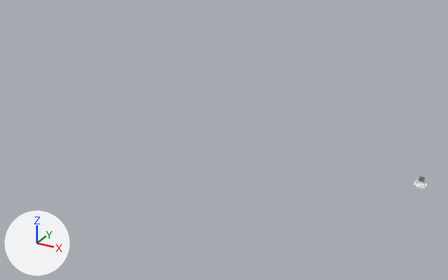
Two versions of the Blender file Assets/Models/Vehicles/Airships/light fixture.blend, one commit apart.
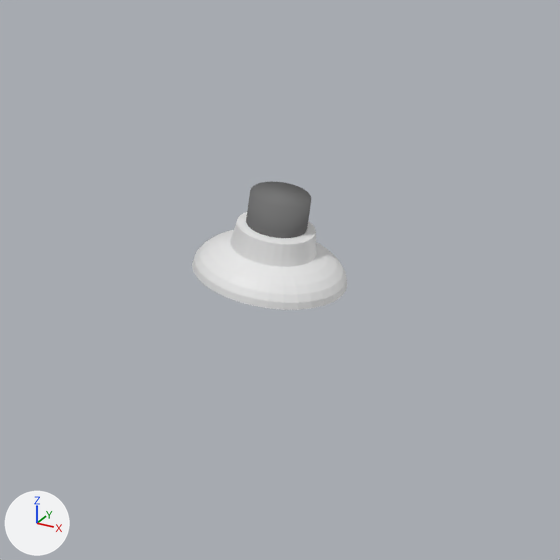
The first picture shows the older version from a 50 mm lens placed at (9.6, -59.2, 32.0), pointed at (-23.9, 1.6, 1.6). The close-ups show both versions on the part from 88% to 100% of the width and 57% to 76% of the height of that picture; other places that the commit changed are outside them. Every picture has the same lights, and +X, +Y and +Z are marked at lower left.
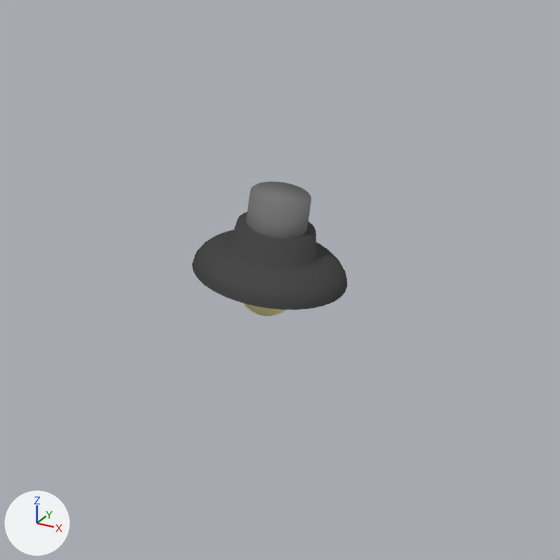
The newer file is also turned or shifted as a whole; pictures and numbers use the older file's frame.

Location of each change, (x1, y1, x2, y2) in pixels of the close-ups (560 x 560 px):
'Sphere', recoloured, shading changed (white to grey): (192, 212, 347, 310) in both
'Sphere.001', added: after (244, 303, 285, 316)

The change, as a diff of the scene's bpy script:
```diff
--- a/Assets/Models/Vehicles/Airships/light fixture.blend.py
+++ b/Assets/Models/Vehicles/Airships/light fixture.blend.py
@@ mat_material @@
+mat_material = diffuse_material('Material')
+mat_material.base_color = (0.07, 0.07, 0.07)  # dark grey #4b4b4b
@@ mat_material_001 @@
+mat_material_001 = diffuse_material('Material.001')
+mat_material_001.base_color = (1.0, 0.902, 0.416)  # beige #fff4ad
@@ me_sphere @@
 me_sphere.from_pydata(...)  # 289 vertices, 288 faces; spans x -0.719..0.719, y -0.719..0.719, z 2.2..2.773
 # used by ob_sphere; location = (0.0, 0.0, 0.0)
+# me_sphere part 1: all faces are now shaded smooth (288 of 288 changed)
+me_sphere.materials.append(mat_material)  # dark grey #4b4b4b
@@ me_sphere_001 @@
+me_sphere_001.from_pydata(...)  # a UV sphere (32 segments, 16 rings, poles along z) spanning x -1.0..1.0, y -1.0..1.0, z -1.0..1.0
+me_sphere_001.polygons.foreach_set('use_smooth', [True] * 512)
+me_sphere_001.materials.append(mat_material_001)  # beige #fff4ad
@@ ob_sphere_001 @@
+ob_sphere_001 = bpy.data.objects.new('Sphere.001', me_sphere_001)
+ob_sphere_001.location = (0.0, 0.0, 2.29)
+ob_sphere_001.scale = (0.345, 0.345, 0.511)
```
